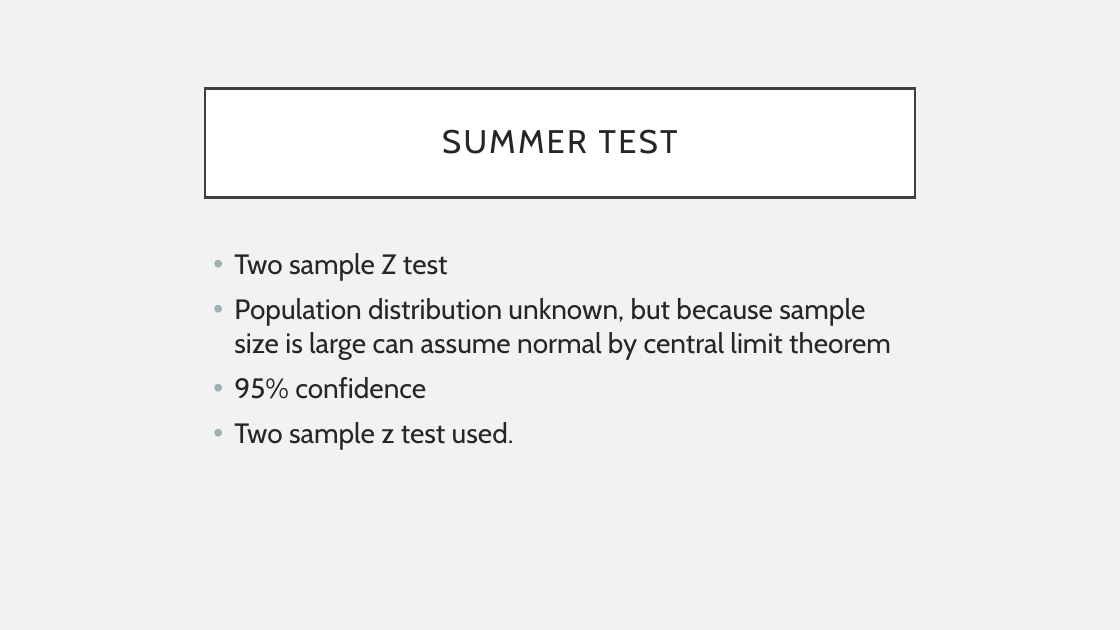
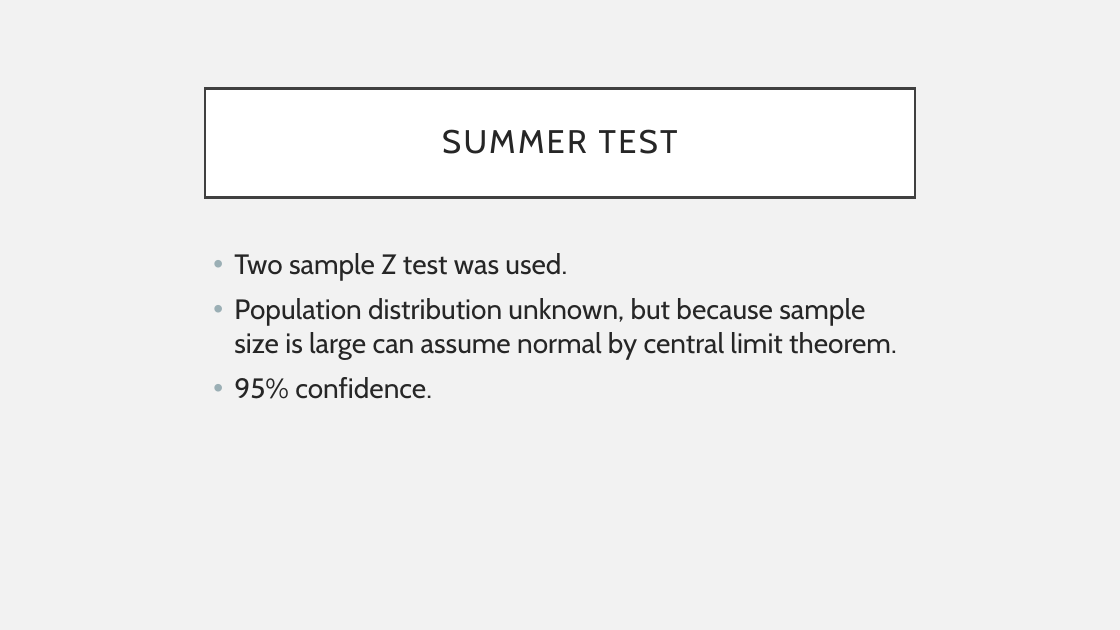
Before and after one commit to EricMaibach/AkronAshevilleWeatherAnalysis, a slide deck: slide 22 of AkronAshevillePresentation.pptx. Drawn at 1120x630 pixels with LibreOffice and Linux fonts; fonts in the diff are those of the drawing. Boxes give left, top, right and bottom in pixels: in the first picture for what was removed or moved away, otherwise in the second. Text is boxed around its words. In the diff, an @@ line names an element or a change of style, - is before the commit and + after.

Commit message:
Fixed grammar errors in presentation

```diff
--- a/AkronAshevillePresentation.pptx
+++ b/AkronAshevillePresentation.pptx
@@ text at bbox=[234, 253, 897, 399]: text changed @@
-• Two sample Z test
-• Population distribution unknown, but because sample size is large can assume normal by central limit theorem
-• 95% confidence
-• Two sample z test used.
+• Two sample Z test was used.
+• Population distribution unknown, but because sample size is large can assume normal by central limit theorem.
+• 95% confidence.
```
Also in this commit, not shown: 4 other slides changed, 1 other file.
